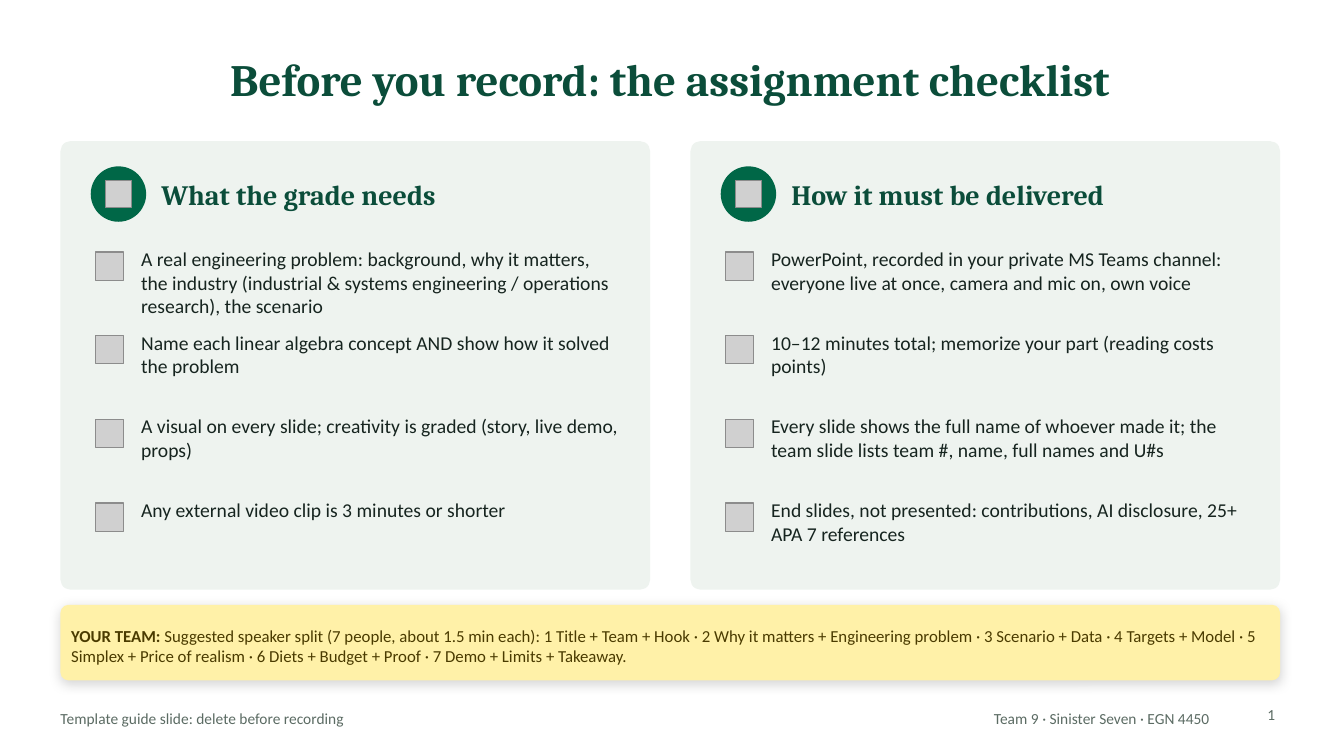
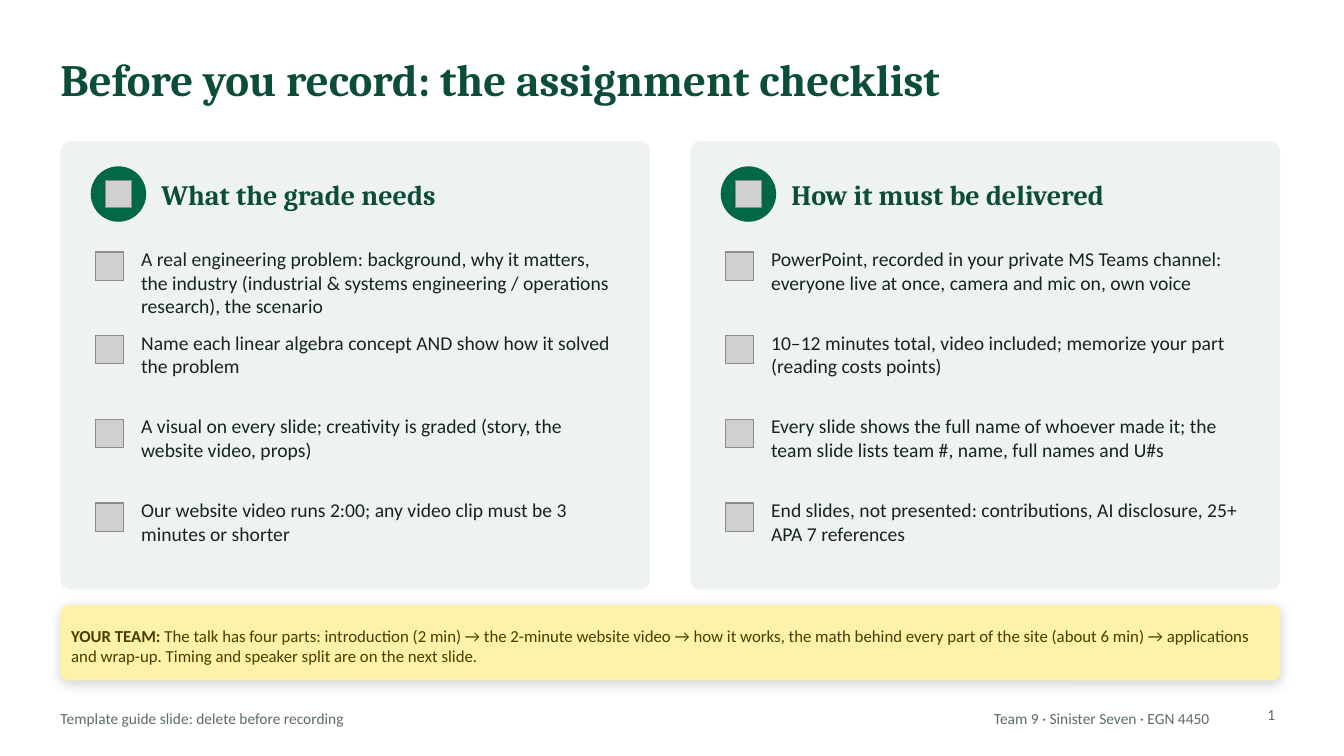
Before and after one commit to ekbaker58/feasabull-diet-optimizer, a slide deck: slide 1 of presentation/FeasaBULL_Final_Presentation_TEMPLATE.pptx. Drawn at 1344x756 pixels with LibreOffice and Linux fonts; fonts in the diff are those of the drawing; grey boxes stand for pictures. Boxes give left, top, right and bottom in pixels: in the first picture for what was removed or moved away, otherwise in the second. Text is boxed around its words. In the diff, an @@ line names an element or a change of style, - is before the commit and + after.

```diff
--- a/presentation/FeasaBULL_Final_Presentation_TEMPLATE.pptx
+++ b/presentation/FeasaBULL_Final_Presentation_TEMPLATE.pptx
@@ title "Before you record: the assignment ..." at (60,64,940,106): alignment centre to left @@
@@ text at (771,336,1224,377): text changed @@
-10–12 minutes total; memorize your part (reading costs points)
+10–12 minutes total, video included; memorize your part (reading costs points)
@@ text at (141,419,562,460): text changed @@
-A visual on every slide; creativity is graded (story, live demo, props)
+A visual on every slide; creativity is graded (story, the website video, props)
@@ text at (141,503,567,541): text changed @@
-Any external video clip is 3 minutes or shorter
+Our website video runs 2:00; any video clip must be 3 minutes or shorter
@@ text in rounded rectangle at (71,630,1249,665): text changed @@
-YOUR TEAM: Suggested speaker split (7 people, about 1.5 min each): 1 Title + Team + Hook · 2 Why it matters + Engineering problem · 3 Scenario + Data · 4 Targets + Model · 5 Simplex + Price of realism · 6 Diets + Budget + Proof · 7 Demo + Limits + Takeaway.
+YOUR TEAM: The talk has four parts: introduction (2 min) → the 2-minute website video → how it works, the math behind every part of the site (about 6 min) → applications and wrap-up. Timing and speaker split are on the next slide.
```
Also in this commit, not shown: 19 other slides changed, 4 slides added, 2 slides removed.
